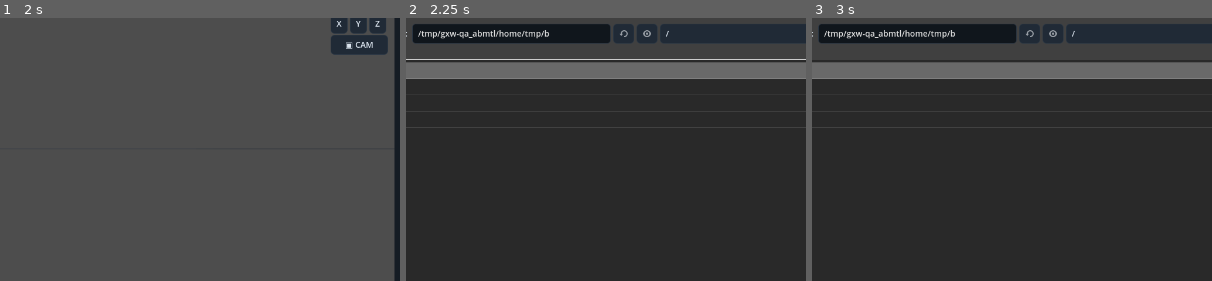
Above: before the commit, frames 1-3 (left to right).
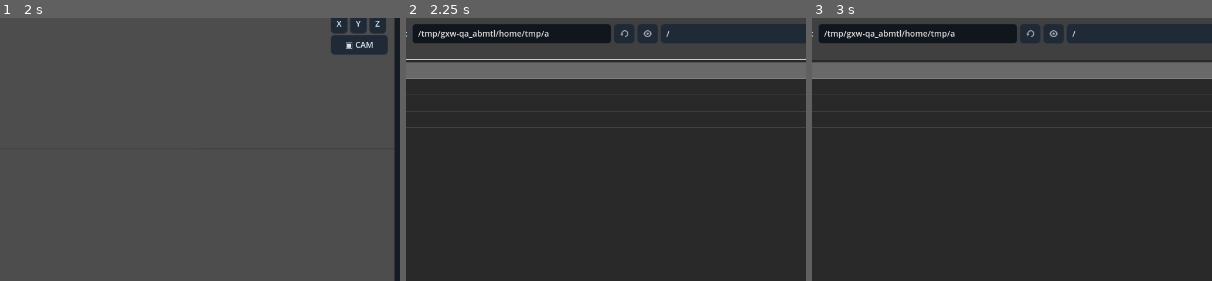
Above: after the commit, the same moments.

Repository: Onnevan/Kabuki
Game: Godot game, scene res://editor/main.tscn
The game is run twice, just before and just after one commit, with the same random seed, the same clock (stepped at 60 frames per second) and the same inputs.
Inputs (mouse positions are % of the whole screen's width and height, from its top left):
- Up to frame 1 (2 s): click "↶" at 0.5 s; click "↷" at 1.25 s
- Up to frame 2 (2.25 s): click "＋ IMPORT" at 2 s
- Up to frame 3 (3 s): click (37, 77) at 2.77 s; type "12" at 2.85 s
The pictures show only the part of the screen within x 27-77%, y 15-65%; the shares and areas given below are measured in that part.

Frame 1 is identical in both runs. In frame 2, 0.1% of the frame differs, in the area x 34-66%, y 3-9%; in frame 3, 0.1%.

Commit message:
Auto tessellate static bitmaps and keep animated bitmaps as flipbooks

Diff:
--- a/editor/main.gd
+++ b/editor/main.gd
@@ -55,6 +55,7 @@
 var projection_view_valid := false
 var _pending_bitmap_image: Image
 var _pending_bitmap_batch: Dictionary = {}
+var static_bitmap_runtime: Dictionary = {} # canvas id -> tessellated RuntimeObject
 
 func _ready() -> void:
 	theme = KabukiThemeBuilder.build()
@@ -625,11 +626,17 @@
 		# sequence on the ReferenceCanvas plane. No tessellation is required.
 		if group is ReferenceCanvas:
 			var reference_canvas := group as ReferenceCanvas
-			if %DrawingCanvas.has_flipbook(object_id):
+			if %DrawingCanvas.is_animated_bitmap(object_id):
 				var bitmap_image: Image = %DrawingCanvas.flipbook_image(object_id, evaluation_frame)
 				reference_canvas.show_flipbook_image(bitmap_image)
+				if static_bitmap_runtime.has(object_id):
+					var cached_static: RuntimeObject = static_bitmap_runtime[object_id]
+					if is_instance_valid(cached_static): cached_static.visible = false
 			else:
 				reference_canvas.hide_flipbook_image()
+				if static_bitmap_runtime.has(object_id):
+					var cached_static: RuntimeObject = static_bitmap_runtime[object_id]
+					if is_instance_valid(cached_static): cached_static.visible = true
 		for child in group.get_children():
 			if not child is Stroke3D: continue
 			var stroke := child as Stroke3D
@@ -801,6 +808,9 @@
 	if %DrawingCanvas.bitmap_mode:
 		%DrawingCanvas.key_current_cel()
 		data.ensure_flipbook_cel(_drawing_edit_frame())
+		if %DrawingCanvas.is_animated_bitmap(active_drawing_id) and static_bitmap_runtime.has(active_drawing_id):
+			var old_static: RuntimeObject = static_bitmap_runtime[active_drawing_id]
+			if is_instance_valid(old_static): old_static.visible = false
 		_refresh_drawing_timeline()
 		status.text = "Bitmap flipbook cel keyed · local frame %d" % _drawing_edit_frame()
 		return
@@ -935,6 +945,9 @@
 		4: _on_drawing_morph_cel()
 
 func _on_workspace_tab_changed(tab: int) -> void:
+	var leaving_drawing: bool = workspace == "drawing" and tab != 2
+	if leaving_drawing:
+		_finalize_static_bitmap_if_needed()
 	workspace = ["scene","animation","drawing","compositor"][tab]
 	%RightPanel.visible = workspace == "scene" or workspace == "drawing" or workspace == "compositor"
 	%DrawingBar.visible = workspace == "drawing"
@@ -1069,6 +1082,45 @@
 
 func _apply_active_drawing_style() -> void:
 	_apply_selected_stroke_style()
+
+func _finalize_static_bitmap_if_needed() -> void:
+	if active_drawing_id.is_empty() or active_drawing_group == null: return
+	if not %DrawingCanvas.bitmap_mode: return
+	# One/no keyed image is a static bitmap: generate/update its tessellated
+	# render cache automatically when leaving Drawing. Two or more cels switch
+	# representation to a quad texture sequence instead.
+	if %DrawingCanvas.is_animated_bitmap(active_drawing_id):
+		if static_bitmap_runtime.has(active_drawing_id):
+			var old_static: RuntimeObject = static_bitmap_runtime[active_drawing_id]
+			if is_instance_valid(old_static): old_static.visible = false
+		return
+	if not %DrawingCanvas.is_bitmap_dirty(active_drawing_id) and static_bitmap_runtime.has(active_drawing_id): return
+	var image: Image = %DrawingCanvas.current_source_image(active_drawing_id)
+	if image == null or image.is_empty(): return
+	_rebuild_static_bitmap_cache(active_drawing_group, active_drawing_id, image)
+	%DrawingCanvas.mark_bitmap_clean(active_drawing_id)
+
+func _rebuild_static_bitmap_cache(target_canvas: ReferenceCanvas, canvas_id: String, image: Image) -> void:
+	if static_bitmap_runtime.has(canvas_id):
+		var old_runtime: RuntimeObject = static_bitmap_runtime[canvas_id]
+		if is_instance_valid(old_runtime):
+			runtime_objects.erase(old_runtime)
+			old_runtime.queue_free()
+	var obj := MotionObject.new("Static Bitmap", "bitmap_layer", "drawing")
+	obj.parent_id = canvas_id
+	ProjectStore.add_object(obj)
+	var runtime := RuntimeObject.new()
+	target_canvas.add_child(runtime)
+	# Static bitmap uses the canvas itself as its spatial support.
+	var hx: float = target_canvas.guide_size.x * 0.5
+	var hy: float = target_canvas.guide_size.y * 0.5
+	var corners := PackedVector3Array([
+		Vector3(-hx,-hy,0), Vector3(hx,-hy,0),
+		Vector3(hx,hy,0), Vector3(-hx,hy,0)
+	])
+	runtime.setup_bitmap(obj, image, corners, int(%TessellationSamples.value))
+	runtime_objects.append(runtime)
+	static_bitmap_runtime[canvas_id] = runtime
 
 func _on_bitmap_flipbook_stroke_started() -> void:
 	var data: RefCounted = _active_drawing_data()
@@ -1229,6 +1281,7 @@
 		scene_nodes.erase(id)
 		drawing_data_by_object.erase(id)
 		%DrawingCanvas.clear_canvas_session(id)
+		static_bitmap_runtime.erase(id)
 	plane.queue_free()
 	active_drawing_group = drawing_planes[-1] if not drawing_planes.is_empty() else null
 	active_drawing_id = _reference_canvas_id(active_drawing_group) if active_drawing_group else ""
